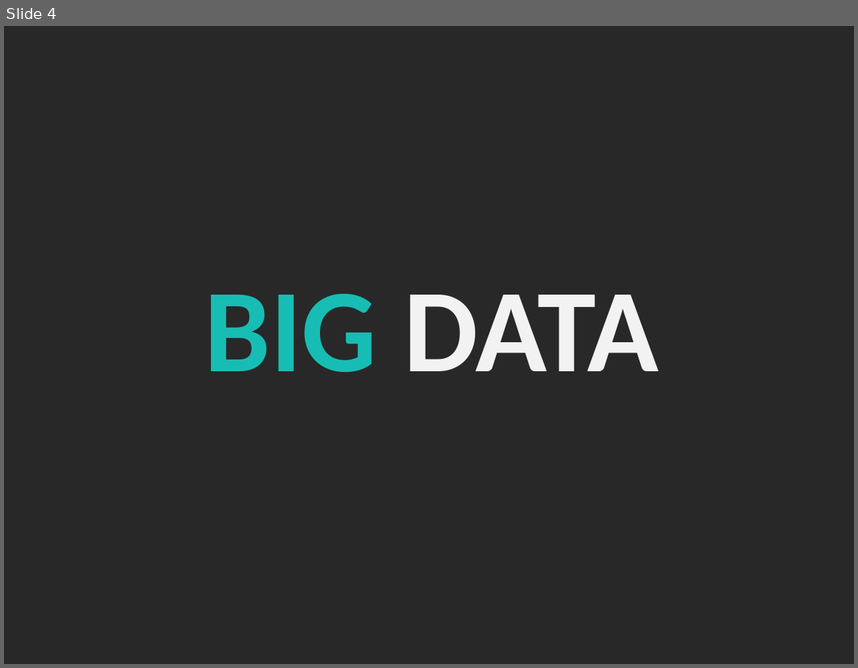
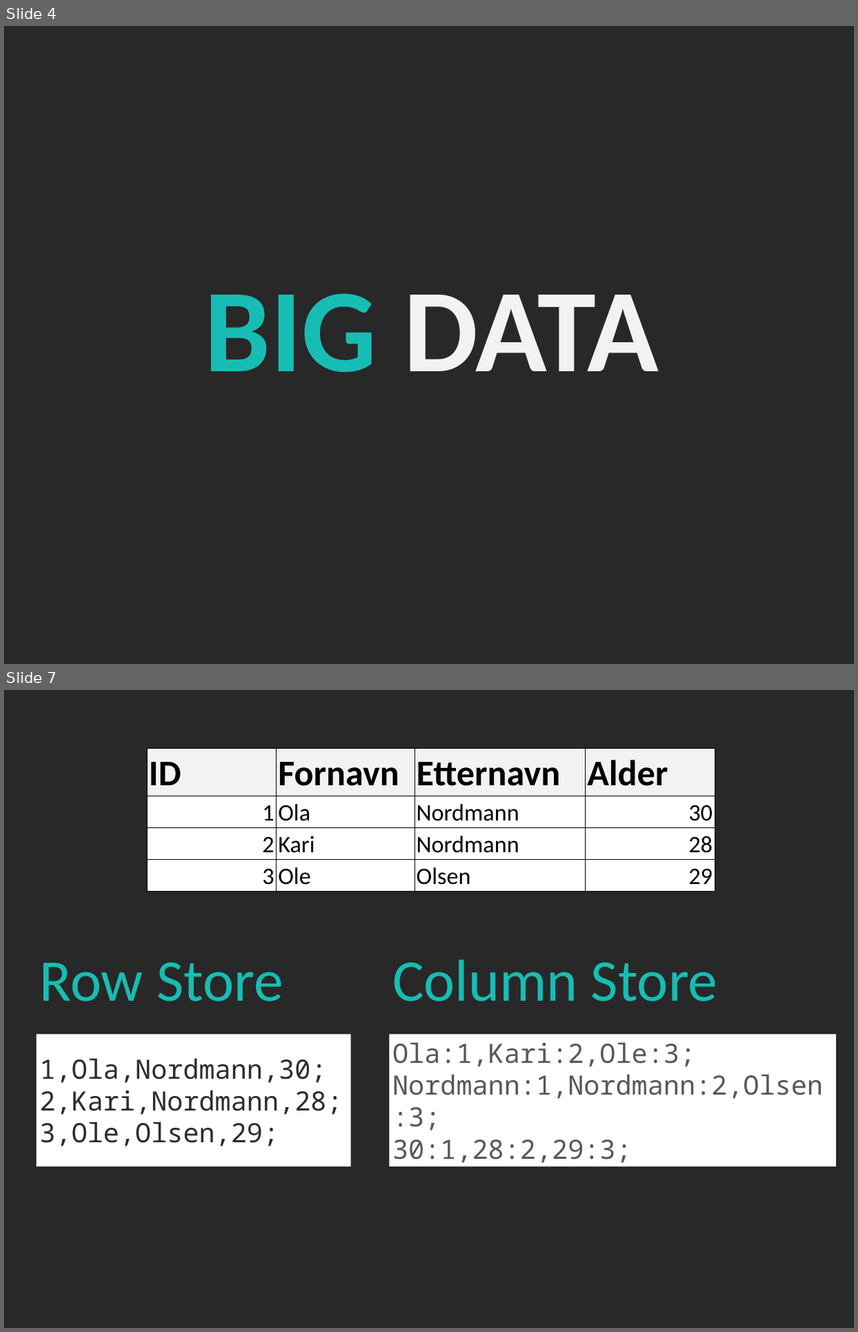
Before and after one commit to bekkopen/databasekurs, a slide deck: wide-column-stores.pptx. Shown one above the other, each under a label of ours: slide 4 before the commit, slides 4 and 7 after it; the slides between them are not shown. The pictures are 858x668 and 858x1332 pixels, drawn with LibreOffice and Linux fonts; fonts in the diff are those of the drawing. Boxes give left, top, right and bottom in pixels: in the first picture for what was removed or moved away, otherwise in the second. Text is boxed around its words. In the diff, an @@ line names an element or a change of style, - is before the commit and + after.

Commit message:
First draft of intro to column stores and the very beginning of wide column stores

```diff
--- a/wide-column-stores.pptx
+++ b/wide-column-stores.pptx
@@ slide 7 added at [4, 690, 854, 1328], background #282828 @@
@@ table added at [147, 748, 714, 891], 4 rows, 4 columns @@
+ID | Fornavn | Etternavn | Alder
+1 | Ola | Nordmann | 30
+2 | Kari | Nordmann | 28
+3 | Ole | Olsen | 29
@@ text added at [40, 962, 283, 1001], 100 pt, text #17BDB4 @@
+Row Store
@@ text added at [392, 959, 717, 1001], 100 pt, text #17BDB4 @@
+Column Store
@@ rectangle added at [36, 1034, 351, 1166], fill #FFFFFF, 45 pt, text #2A2C2F @@
+1,Ola,Nordmann,30;
+2,Kari,Nordmann,28;
+3,Ole,Olsen,29;
@@ rectangle added at [389, 1034, 836, 1166], fill #FFFFFF, 45 pt, text #53585F @@
+Ola:1,Kari:2,Ole:3;
+Nordmann:1,Nordmann:2,Olsen:3;
+30:1,28:2,29:3;
```
Also in this commit, not shown: 1 slide changed, 7 other slides added.
